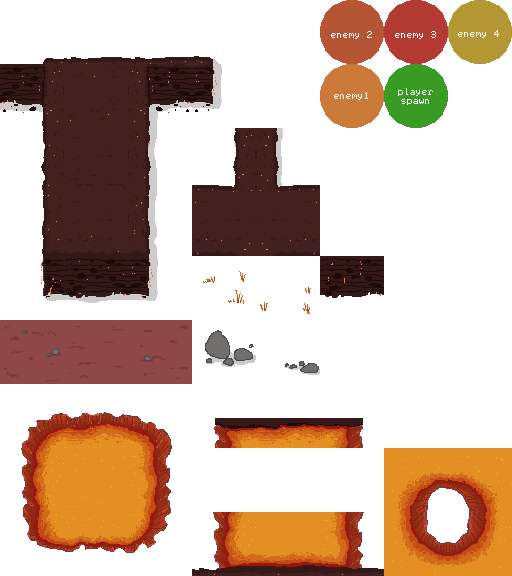
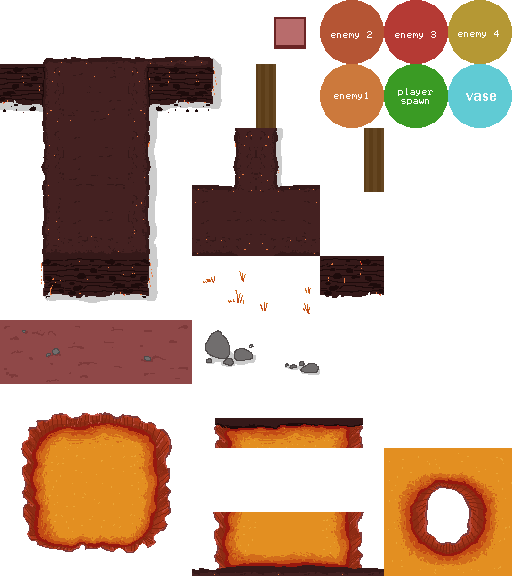
The second 512 × 576 image is a revision of the first. Changes to its layers:
added layer "obbjects" above "enemies" over (256, 17, 384, 192)
added layer "vase" in group "enemies" over (466, 93, 496, 101)
painted on "enemies" (2nd of 2, in "enemies") over (448, 64, 512, 128)
